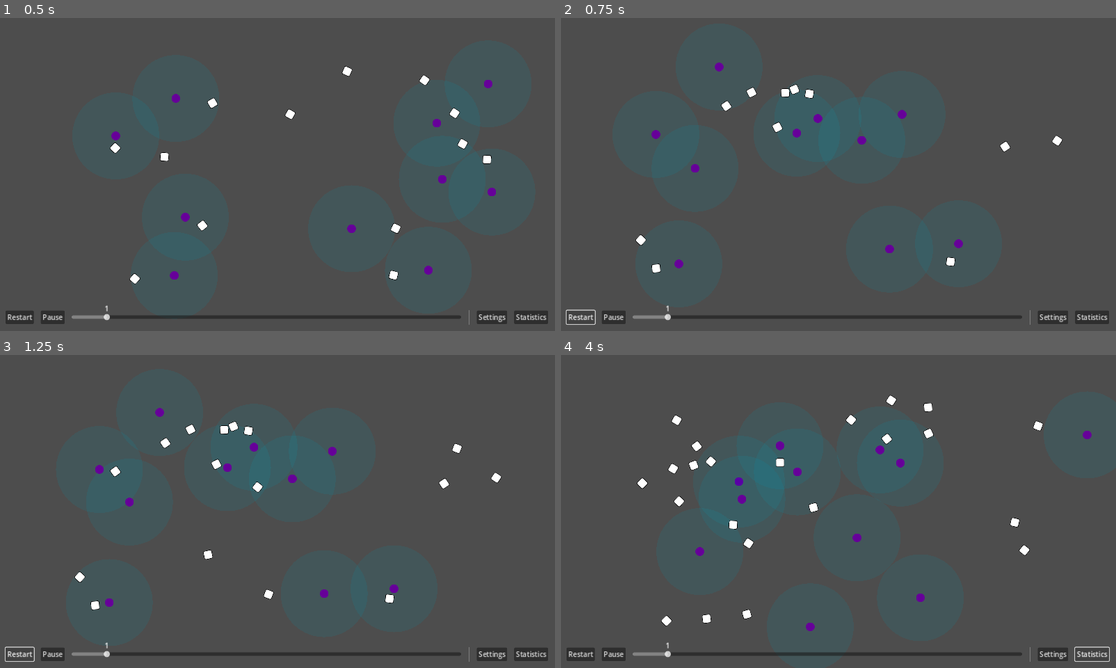
Above: before the commit, frames 1-4 (two rows, left to right).
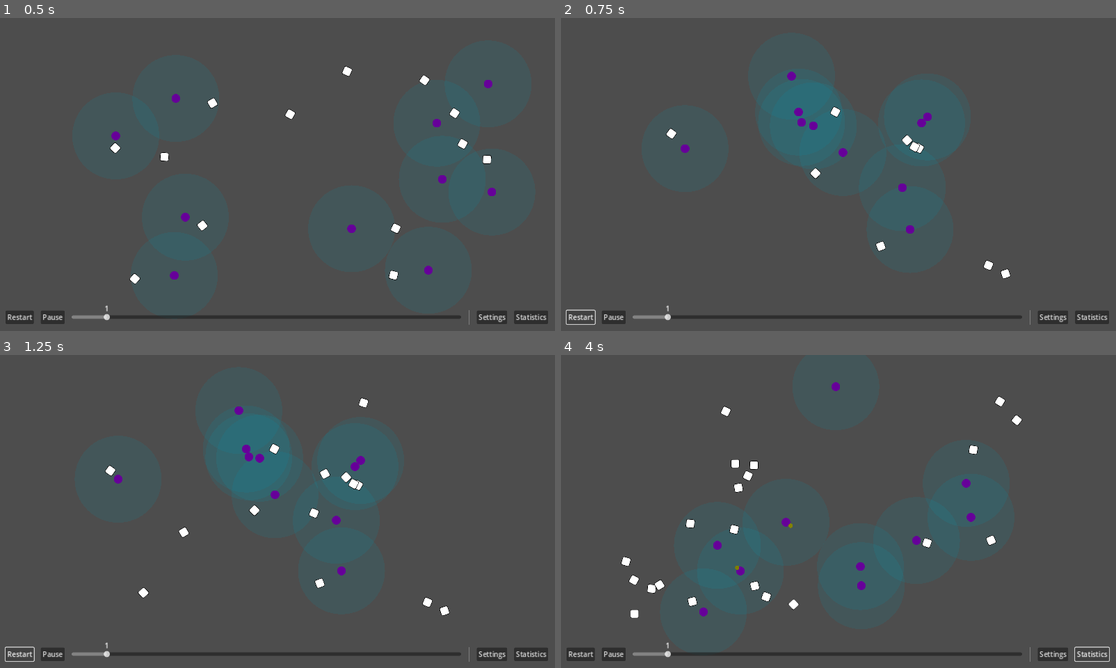
Above: after the commit, the same moments.

Repository: wivest/Natural-Selection
Game: Godot game, scene res://main.tscn
Same seed, same stepped clock (60 frames per second), same inputs: the game is played once before the commit and once after it.
Inputs:
- Up to frame 1 (0.5 s): no input
- Up to frame 2 (0.75 s): click "Restart" at 0.5 s
- Up to frame 3 (1.25 s): no input
- Up to frame 4 (4 s): click "Restart" at 1.25 s; click "Restart" at 2 s; click "Statistics" at 2.75 s; click "Statistics" at 3.5 s

Frame 1 is identical in both runs. In frame 2, 1.9% of the frame differs, in the area x 13-91%, y 14-84%; in frame 3, 2.6%; in frame 4, 3.5%, in the area x 10-96%, y 8-89%.

Commit message:
fix: refactor field restart

Diff:
--- a/field/field.gd
+++ b/field/field.gd
@@ -1,24 +1,24 @@
 class_name Field
 extends Node2D
-
-var _copy: PackedScene = PackedScene.new()
 
 @onready var area: Area = $Area
 @onready var creatures: Holder = $Creatures
 @onready var foods: Holder = $Foods
+@onready var spawner: Spawner = $Spawner
 
 func _ready():
-	_copy.pack(self)
+	generate_items()
 
+func _process(_delta):
+	if Input.is_action_just_pressed(&"restart"):
+		restart()
+
+func generate_items():
 	for i in range(Parameters.creatures):
 		create_creature(area.get_random_point(), null)
 
 	for i in range(Parameters.food):
 		spawn_food()
-
-func _process(_delta):
-	if Input.is_action_just_pressed(&"restart"):
-		restart()
 
 func create_creature(at_position: Vector2, genes: Genome):
 	var creature: Creature = creatures.create(at_position)
@@ -33,9 +33,10 @@
 	foods.add(food)
 
 func restart():
-	var f = _copy.instantiate()
-	add_sibling(f)
-	queue_free()
+	creatures.free_children()
+	foods.free_children()
+	spawner.start()
+	generate_items()
 
 func _on_spawner_timeout():
 	spawn_food()
--- a/field/nodes/holder.gd
+++ b/field/nodes/holder.gd
@@ -11,3 +11,7 @@
 
 func add(node: Node2D):
 	add_child(node)
+
+func free_children():
+	for child in get_children():
+		child.free()
